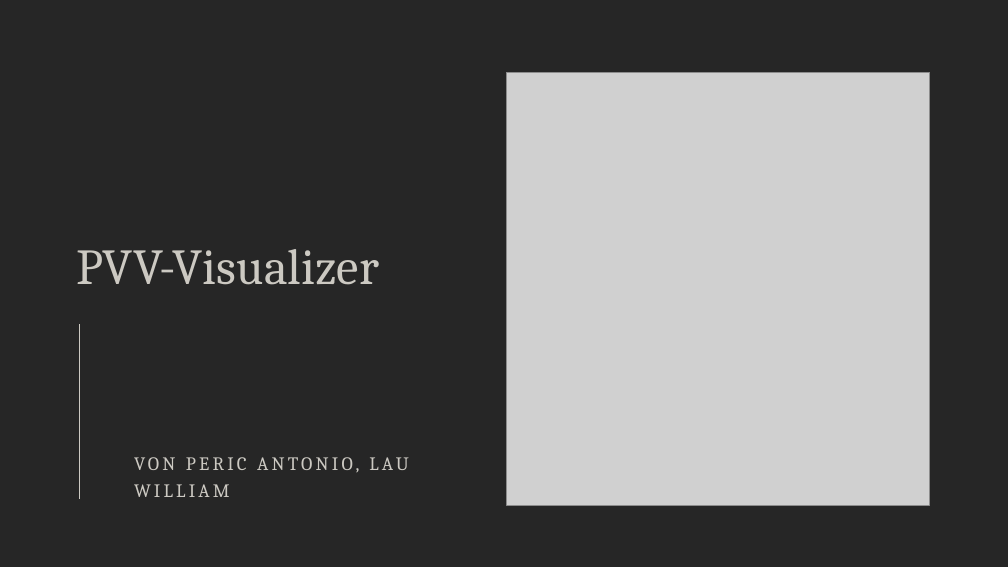
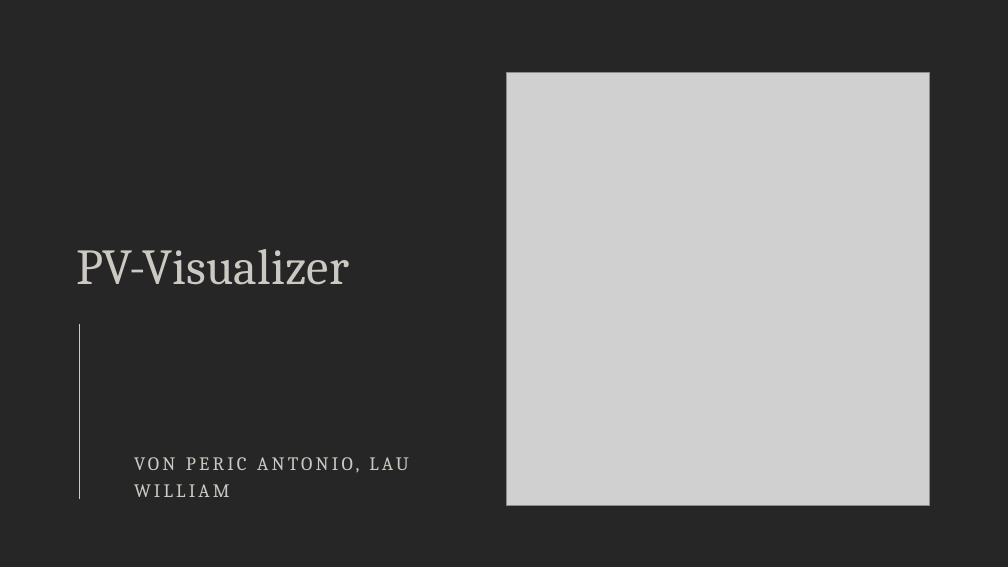
Before and after one commit to Team-Pv-Visualizer/PV-Visualizer, a slide deck: slide 1 of Documents/PVV-Visualizer.pptx. Drawn at 1008x567 pixels with LibreOffice and Linux fonts; fonts in the diff are those of the drawing; grey boxes stand for pictures. Boxes give left, top, right and bottom in pixels: in the first picture for what was removed or moved away, otherwise in the second. Text is boxed around its words. In the diff, an @@ line names an element or a change of style, - is before the commit and + after.

```diff
--- a/Documents/PVV-Visualizer.pptx
+++ b/Documents/PVV-Visualizer.pptx
@@ title at [76, 249, 349, 285]: text changed @@
-PVV-Visualizer
+PV-Visualizer
```
Also in this commit, not shown: 7 other slides changed, 2 slides added, 21 other files.
